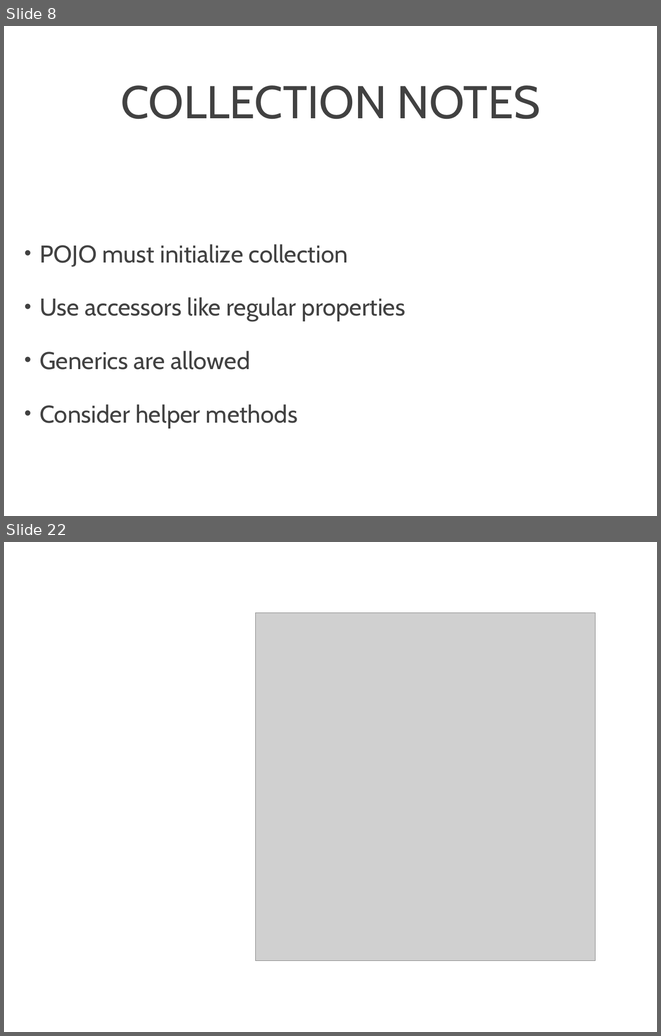
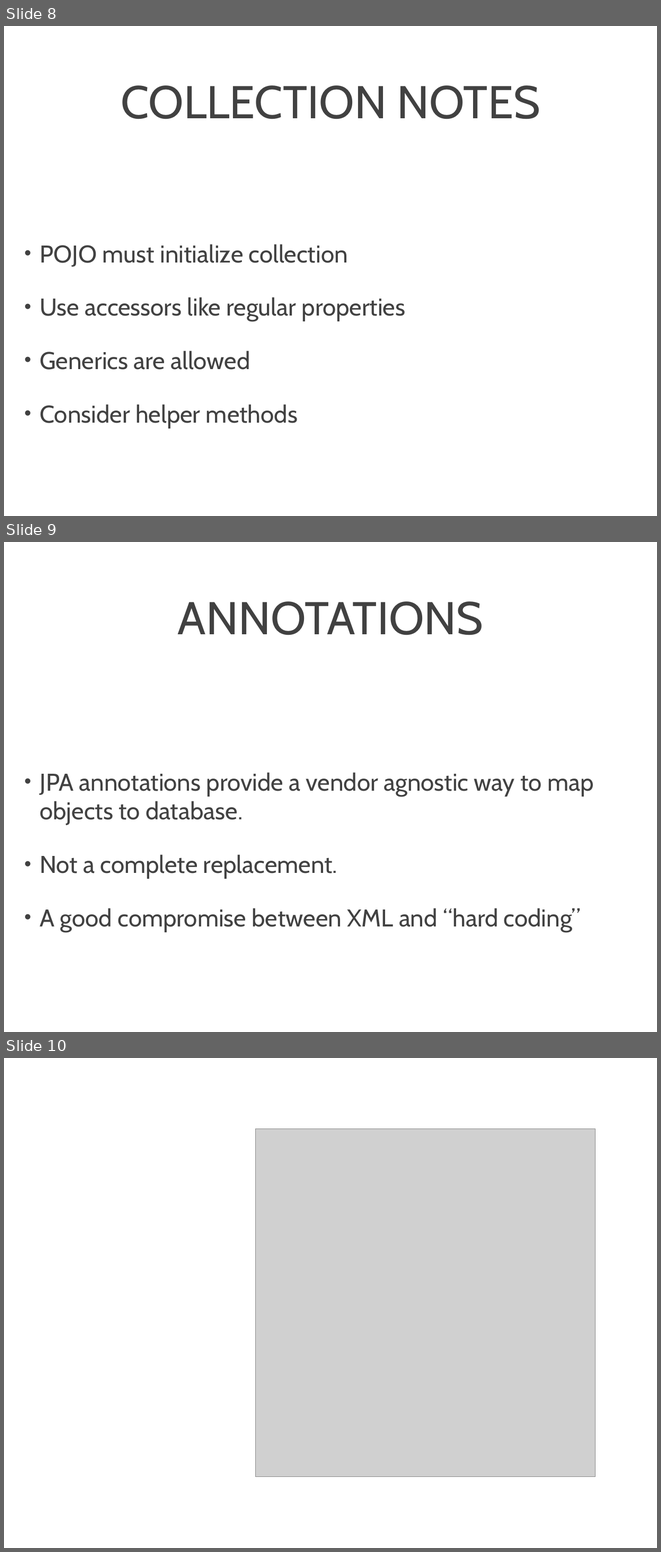
Before and after one commit to Pharhotep19/DePaul-Hibernate, a slide deck: Hibernate3/Hibernate3.ppt. Shown one above the other, each under a label of ours: slides 8 and 22 before the commit, slides 8, 9 and 10 after it; the slides between them are not shown. The pictures are 661x1036 and 661x1552 pixels, drawn with LibreOffice and Linux fonts; fonts in the diff are those of the drawing; grey boxes stand for pictures; background and template pictures are left out. Boxes give left, top, right and bottom in pixels: in the first picture for what was removed or moved away, otherwise in the second. Text is boxed around its words. In the diff, an @@ line names an element or a change of style, - is before the commit and + after.

```diff
--- a/Hibernate3/Hibernate3.ppt
+++ b/Hibernate3/Hibernate3.ppt
@@ slide 9 added at box(4, 542, 657, 1032), background picture (left out) @@
@@ title added at box(178, 601, 483, 635), 72 pt, text #414141 @@
+ANNOTATIONS
@@ text added at box(40, 772, 594, 932), 38 pt, text #414141 @@
+• JPA annotations provide a vendor agnostic way to map objects to database.
+• Not a complete replacement.
+• A good compromise between XML and “hard coding”
@@ what was slide 22 is now slide 10 @@
```
Also in this commit, not shown: 5 other slides added, 2 slides removed, 3 other files.
